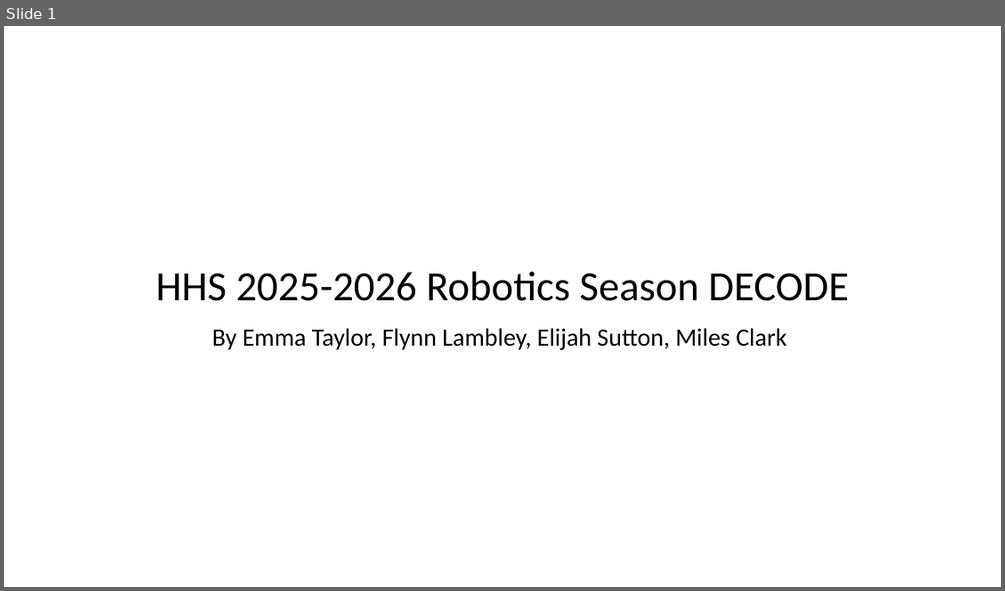
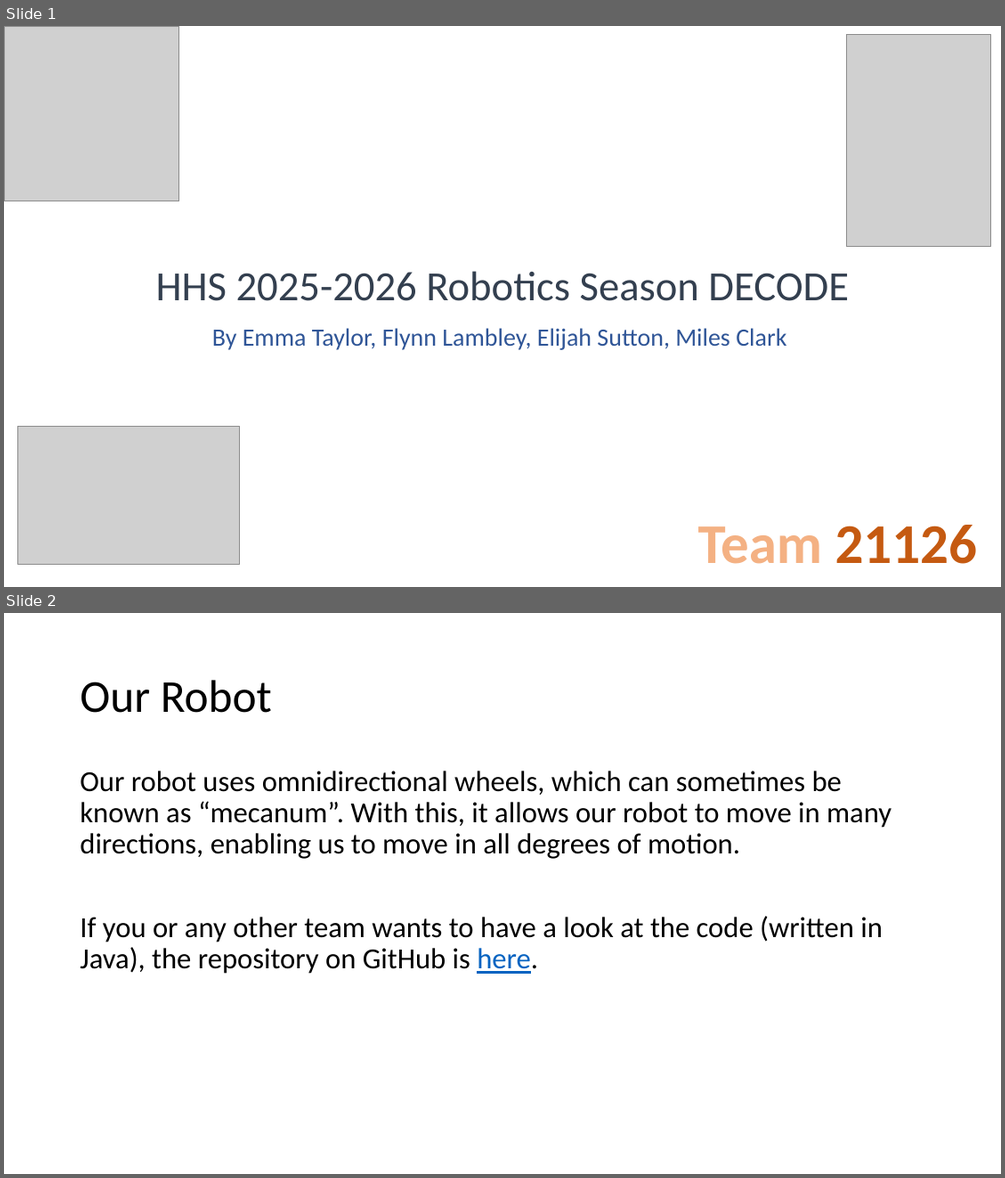
Before and after one commit to Emma1-png/RobotBackup, a slide deck: DECODE 25-26/enjineering noot boc/d2526en (1).pptx. Shown one above the other, each under a label of ours: slide 1 before the commit, slides 1 and 2 after it. The pictures are 1005x591 and 1005x1178 pixels, drawn with LibreOffice and Linux fonts; fonts in the diff are those of the drawing; grey boxes stand for pictures. Boxes give left, top, right and bottom in pixels: in the first picture for what was removed or moved away, otherwise in the second. Text is boxed around its words. In the diff, an @@ line names an element or a change of style, - is before the commit and + after.

Commit message:
added second notebook

```diff
--- a/DECODE 25-26/enjineering noot boc/d2526en (1).pptx
+++ b/DECODE 25-26/enjineering noot boc/d2526en (1).pptx
@@ slide 2 added at (x1=4, y1=613, x2=1001, y2=1174), background #FFFFFF @@
@@ title added at (x1=80, y1=680, x2=272, y2=713), 44 pt, text #000000 @@
+Our Robot
@@ text added at (x1=80, y1=771, x2=891, y2=973), 28 pt, text #000000 @@
+Our robot uses omnidirectional wheels, which can sometimes be known as “mecanum”. With this, it allows our robot to move in many directions, enabling us to move in all degrees of motion.
+If you or any other team wants to have a look at the code (written in Java), the repository on GitHub is here.
@@ slide 1 changed as well @@
@@ picture added at (x1=4, y1=26, x2=179, y2=201) @@
@@ picture added at (x1=846, y1=34, x2=990, y2=246) @@
@@ title "HHS 2025-2026 Robotics Season DECODE" at (x1=156, y1=271, x2=849, y2=301): text colour #000000 to #333F50 @@
@@ subtitle "By Emma Taylor, Flynn Lambley, ..." at (x1=212, y1=328, x2=786, y2=350): text colour #000000 to #2F5597 @@
@@ picture added at (x1=18, y1=426, x2=240, y2=564) @@
@@ text added at (x1=698, y1=524, x2=977, y2=564), 54 pt, text #C55A11, bold @@
+Team 21126
```
